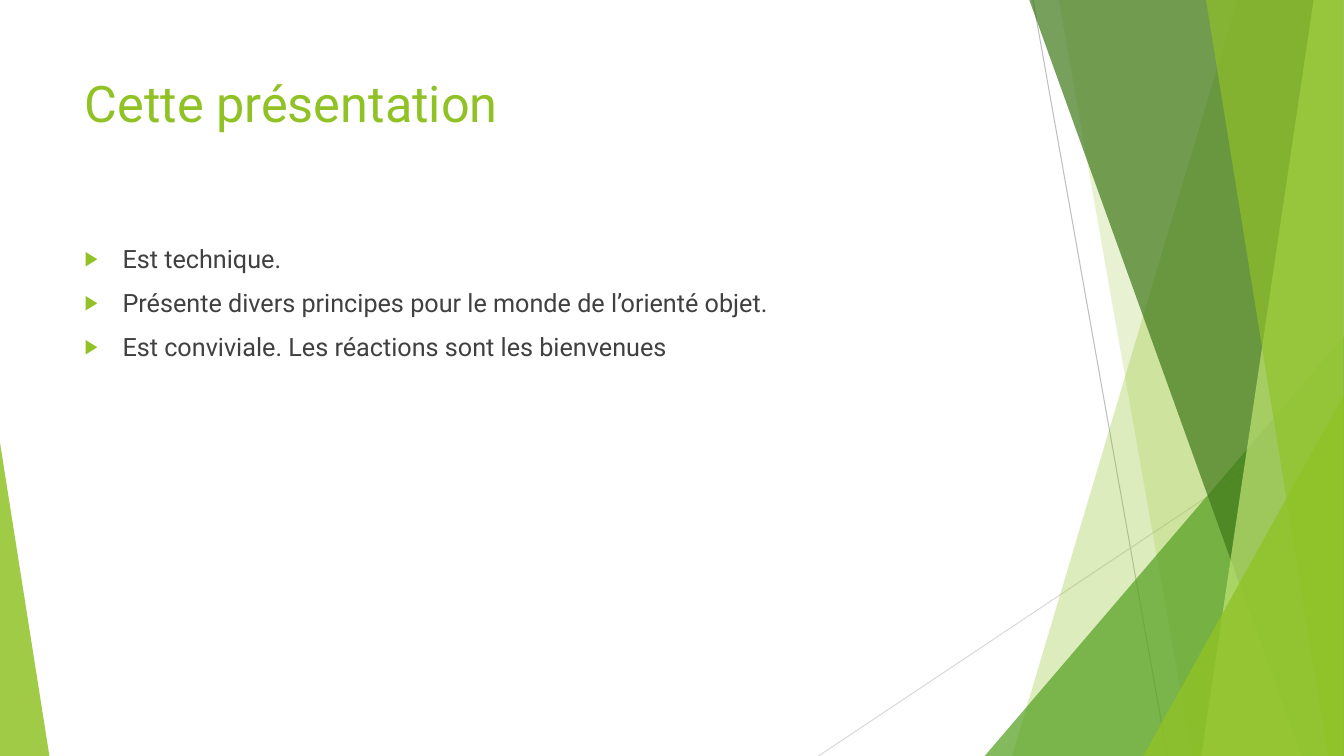
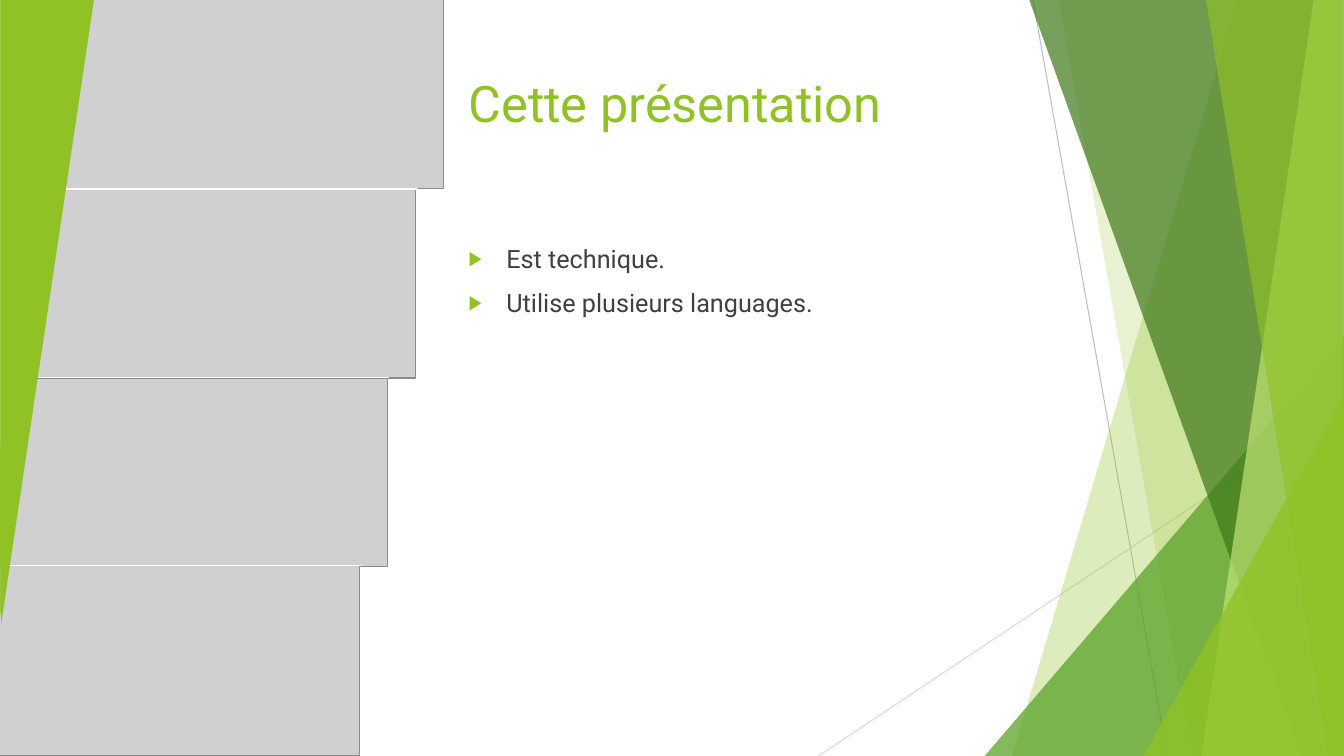
Before and after one commit to worming004/SimpleIsNotEasy, a slide deck: slide 3 of PPT/Easy != Simple.pptx. Drawn at 1344x756 pixels with LibreOffice and Linux fonts; fonts in the diff are those of the drawing; grey boxes stand for pictures. Boxes give left, top, right and bottom in pixels: in the first picture for what was removed or moved away, otherwise in the second. Text is boxed around its words. In the diff, an @@ line names an element or a change of style, - is before the commit and + after.

```diff
--- a/PPT/Easy != Simple.pptx
+++ b/PPT/Easy != Simple.pptx
@@ triangle added at <box>0,0,92,625</box>, fill #90C226 at 85% opacity @@
@@ triangle added at <box>1,0,94,625</box>, fill #90C226 @@
@@ picture added at <box>66,0,444,189</box> @@
@@ title "Cette présentation": place and size @@
-title "Cette présentation" at <box>85,84,497,133</box>
+title "Cette présentation" at <box>469,84,881,133</box>
@@ picture added at <box>37,190,415,379</box> @@
@@ line added from (64, 190) to (417, 190), #FFFFFF 1 pt @@
@@ text "Est technique.": place and size @@
-text "Est technique." at <box>123,249,768,357</box>
+text "Est technique." at <box>506,249,813,318</box>
@@ text at <box>506,293,813,318</box>: text changed @@
-▶ Présente divers principes pour le monde de l’orienté objet.
-▶ Est conviviale. Les réactions sont les bienvenues
+▶ Utilise plusieurs languages.
@@ picture added at <box>9,378,387,568</box> @@
@@ line added from (35, 377) to (388, 377), #FFFFFF 1 pt @@
@@ picture added at <box>0,566,360,756</box> @@
@@ line added from (8, 566) to (361, 566), #FFFFFF 1 pt @@
```
Also in this commit, not shown: 14 other slides changed.
